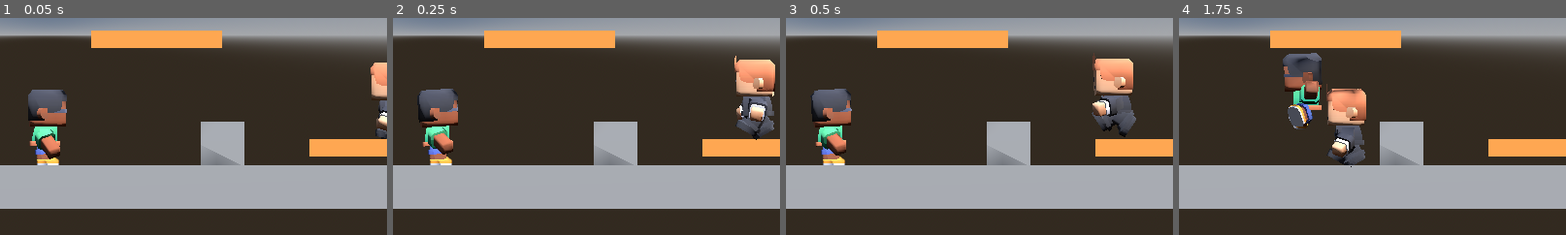
Above: before the commit, frames 1-4 (left to right).
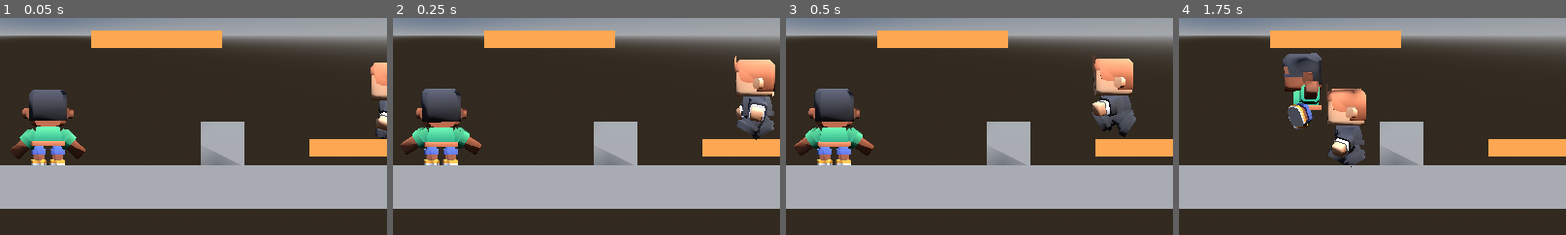
Above: after the commit, the same moments.

Repository: allan-gomez-creator/Barrasbalas
Game: Godot game, scene res://main.tscn
Two runs of this game, one before a commit and one after it. Both use one fixed random seed, a clock stepped at 60 frames per second and the inputs below.
Inputs (mouse positions are % of the whole screen's width and height, from its top left):
- Up to frame 1 (0.05 s): no input
- Up to frame 2 (0.25 s): no input
- Up to frame 3 (0.5 s): no input
- Up to frame 4 (1.75 s): move the mouse to (72, 45) at 0.52 s; hold D (move_right) 0.53-1.28 s; click (72, 45) at 0.6 s; tap Space (saltar) at 0.77, 1.52 s; move the mouse to (30, 55) at 1.27 s; hold A (move_left) from 1.28 s (still down); click (30, 55) at 1.35 s
The pictures show only the part of the screen within x 44-94%, y 46-96%; the shares and areas given below are measured in that part.

The runs differ from the first frame. In frame 1, 2.4% of the frame differs, in the area x 2-23%, y 33-68%; in frame 2, 2.9%, in the area x 2-23%, y 32-68%; in frame 3, 2.8%; in frame 4, nothing differs.

Commit message:
T8 N2 - Tarea C - rayo desde camara o mouse

Diff:
--- a/apuntar.gd
+++ b/apuntar.gd
@@ -2,6 +2,7 @@
 
 @export var tecla = "disparar"
 @export var alcance = 20.0
+@export_enum("Personaje", "Centro de la cámara", "Mouse") var desde = 0
 @onready var pj = get_parent()
 
 var origen = Vector3.ZERO	# de dónde sale el rayo
@@ -18,8 +19,17 @@
 
 
 func lanzar_rayo():
-	origen = pj.global_position + Vector3(0, 0.8, 0)
-	var hacia = origen - pj.global_basis.z * alcance
+	var hacia
+	if desde == 0:	# desde el pecho, hacia donde mira el personaje
+		origen = pj.global_position + Vector3(0, 0.8, 0)
+		hacia = origen - pj.global_basis.z * alcance
+	else:	# desde la cámara, por un punto de la pantalla
+		var cam = get_viewport().get_camera_3d()
+		var punto = get_viewport().get_visible_rect().size / 2
+		if desde == 2:
+			punto = get_viewport().get_mouse_position()
+		origen = cam.project_ray_origin(punto)
+		hacia = origen + cam.project_ray_normal(punto) * alcance
 	var consulta = PhysicsRayQueryParameters3D.create(origen, hacia)
 	consulta.exclude = [pj.get_rid()]
 	return pj.get_world_3d().direct_space_state.intersect_ray(consulta)
--- a/main.tscn
+++ b/main.tscn
@@ -93,7 +93,6 @@
 size = 10.0
 
 [node name="Personaje" type="CharacterBody3D" parent="." unique_id=2138693632]
-transform = Transform3D(-4.371139e-08, 0, -1, 0, 1, 0, 1, 0, -4.371139e-08, 0, 0, 0)
 axis_lock_linear_z = true
 script = ExtResource("1_pj")
 
